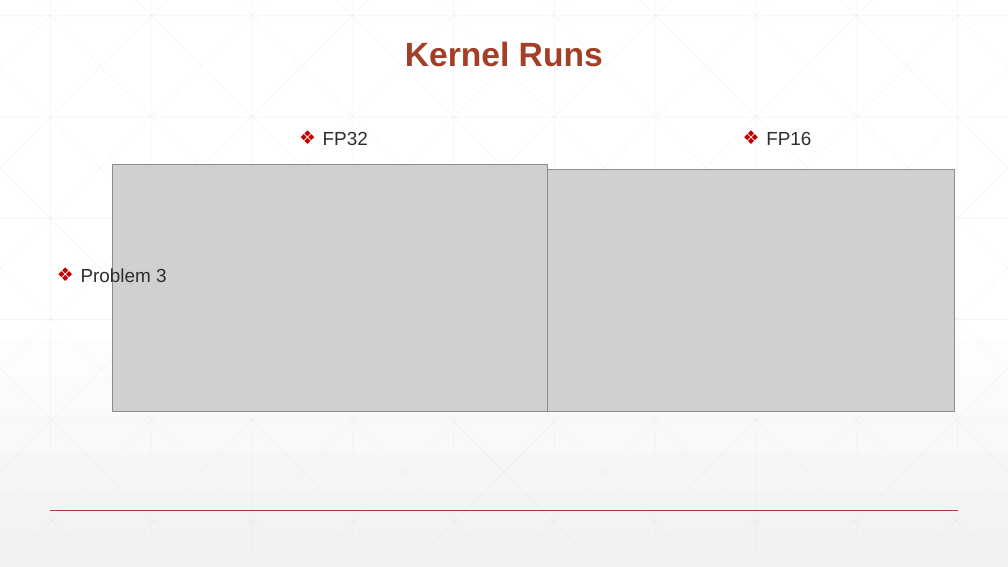
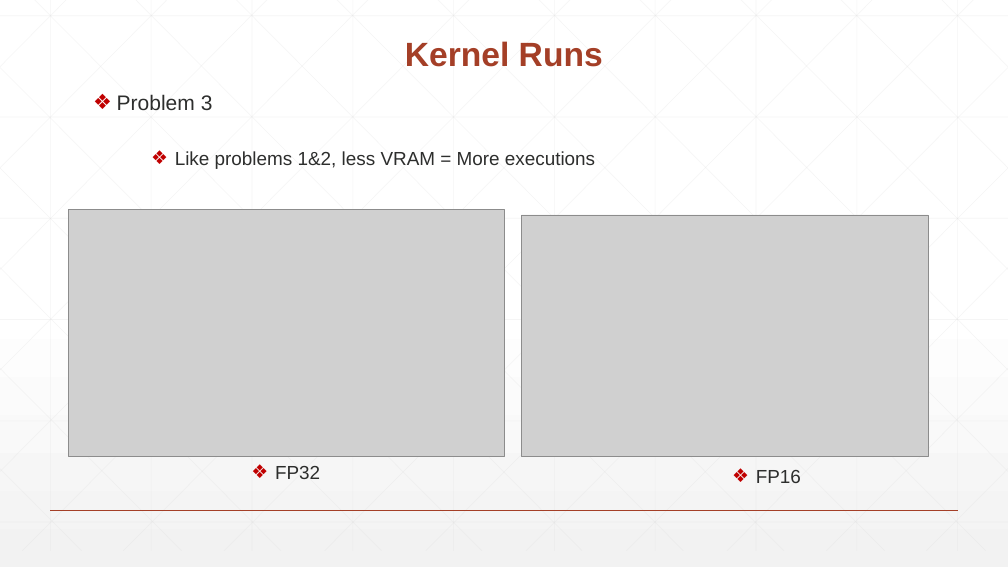
Before and after one commit to knasiotis/postgraduate_thesis, a slide deck: slide 53 of thesis/presentation.pptx (slide 49 before the commit). Drawn at 1008x567 pixels with LibreOffice and Linux fonts; fonts in the diff are those of the drawing; grey boxes stand for pictures. Boxes give left, top, right and bottom in pixels: in the first picture for what was removed or moved away, otherwise in the second. Text is boxed around its words. In the diff, an @@ line names an element or a change of style, - is before the commit and + after.

```diff
--- a/thesis/presentation.pptx
+++ b/thesis/presentation.pptx
@@ text "Problem 3": place and size @@
-text "Problem 3" at (81,268,167,287)
+text "Problem 3" at (117,94,213,110)
@@ text "Problem 3" at (117,94,213,110): size 18 to 20 pt @@
@@ text added at (175,151,595,169), 18 pt, text #2D2E2D @@
+❖ Like problems 1&2, less VRAM = More executions
@@ picture: place and size @@
-picture at (113,164,548,412)
+picture at (69,209,504,457)
@@ picture: place and size @@
-picture at (548,170,955,412)
+picture at (522,215,929,457)
@@ text "FP32": place and size @@
-text "FP32" at (323,132,368,145)
+text "FP32" at (275,466,320,479)
@@ text "FP16": place and size @@
-text "FP16" at (766,132,811,145)
+text "FP16" at (756,470,801,483)
```
Also in this commit, not shown: 27 other slides changed, 17 slides added, 11 slides removed, 1 other file.
